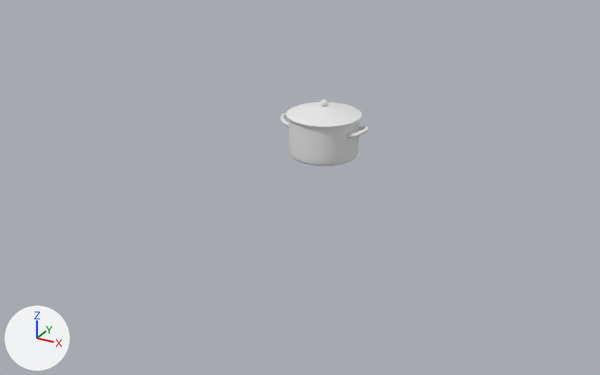
Before and after pictures for a commit that changed the OBJ model part2/files/object_mesh/91.obj.
Both versions are drawn from a camera (50 mm lens) standing at (2.64, -5.17, 2.27) and looking at (-0.07, -0.24, -0.19). The axes (+X, +Y, +Z) are drawn at lower left. The lights are the same throughout. Where no turn or scale is listed for an object, it has been applied to the vertices.

Names of what the first picture shows: 'Cloth_91'.
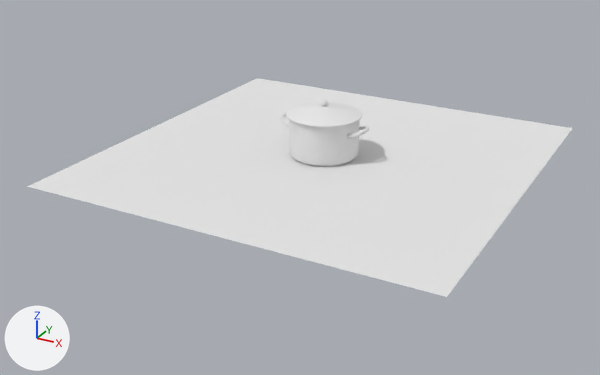
Changed parts and their boxes (x1, y1, x2, y2) in the pictures (600 x 375 px):
'Floor_Plane.091', added
    after: (27, 78, 572, 297)

Edits to the bpy script that builds the scene:
```text
Add mat_none:
    mat_none = principled_material('None')
    mat_none.base_color = (0.8, 0.8, 0.8)  # white #e7e7e7
    mat_none.roughness = 1.0
Add me_floor_plane_091:
    me_floor_plane_091.from_pydata(...)  # 10404 vertices, 10201 faces; spans x -1.5..1.5, y -1.5..1.5, z 0.0
    me_floor_plane_091.materials.append(mat_none)  # white #e7e7e7
Add ob_floor_plane_091:
    ob_floor_plane_091 = bpy.data.objects.new('Floor_Plane.091', me_floor_plane_091)
    ob_floor_plane_091.location = (0.0, 0.0, 0.0)
```
